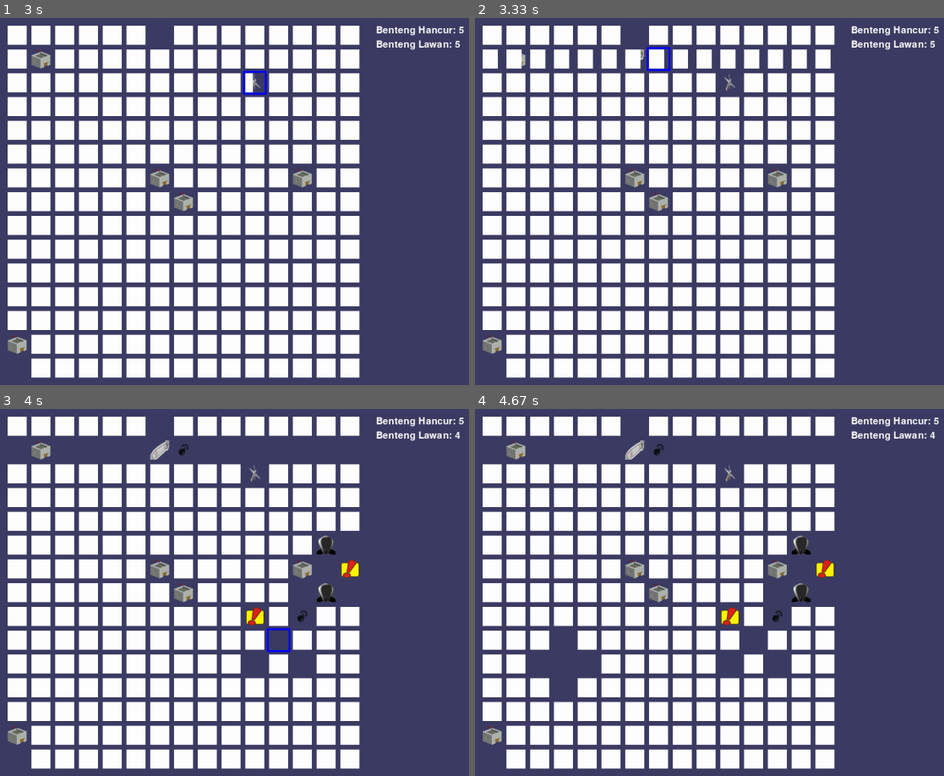
Above: before the commit, frames 1-4 (two rows, left to right).
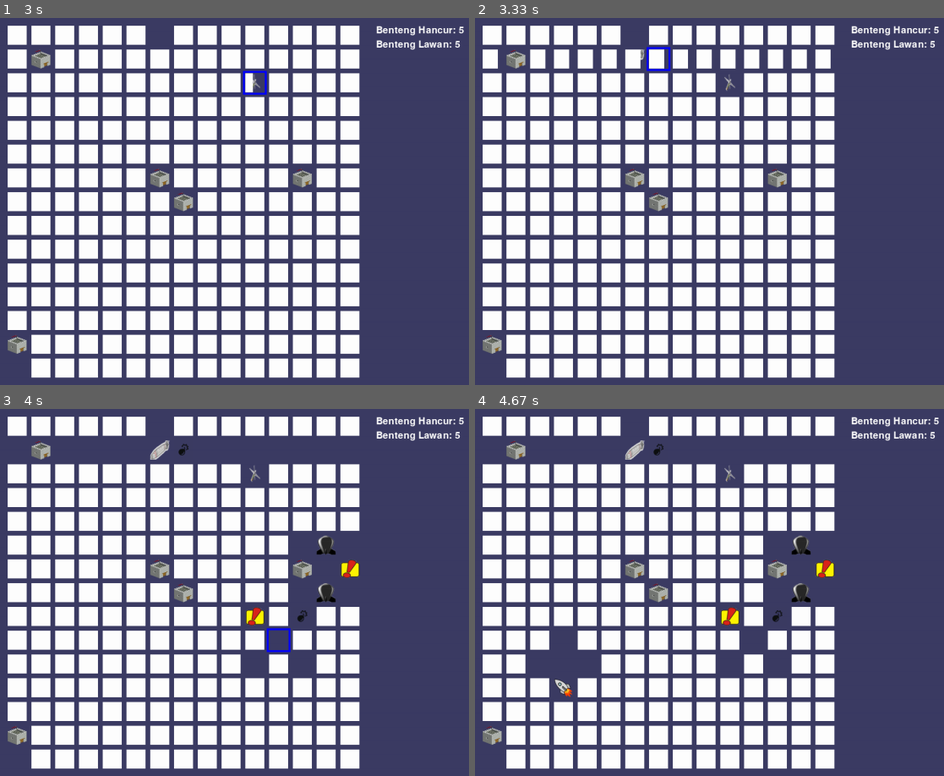
Above: after the commit, the same moments.

Repository: giantcrabi/fp-progjar
Game: pygame game, started from catapultwar.py
Two runs of this game, one before a commit and one after it. Both use one fixed random seed, a clock stepped at 60 frames per second and the inputs below. The source is Python 2; it was converted automatically to run under Python 3.
Inputs (mouse positions are in pixels of both pictures, inside the frame that each line leads up to):
- Up to frame 1 (3 s): click (187, 205) at 0.38 s; press the mouse at (18, 128) at 0.7 s; move the mouse to (28, 91) at 0.8 s; release the mouse at (37, 51) at 0.93 s; click (164, 183) at 1.05 s; press the mouse at (18, 58) at 1.37 s; move the mouse to (18, 201) at 1.47 s; release the mouse at (18, 340) at 1.6 s; click (304, 179) at 1.72 s; click (18, 366) at 2.05 s; press the mouse at (18, 249) at 2.37 s; move the mouse to (84, 146) at 2.47 s; release the mouse at (150, 43) at 2.6 s; click (257, 84) at 2.72 s
- Up to frame 2 (3.33 s): press the mouse at (493, 318) at 3.03 s; move the mouse to (568, 194) at 3.13 s; release the mouse at (648, 65) at 3.27 s
- Up to frame 3 (4 s): click (323, 559) at 3.38 s; click (272, 632) at 3.72 s
- Up to frame 4 (4.67 s): press the mouse at (747, 632) at 4.03 s; move the mouse to (657, 651) at 4.13 s; release the mouse at (564, 669) at 4.27 s

Frame 1 is identical in both runs. In frame 2, 0.2% of the frame differs, in the area x 6-11%, y 8-14%; in frame 3, 0.2%; in frame 4, 0.3%, in the area x 16-99%, y 6-79%.

Commit message:
update fix

Diff:
--- a/catapultwar.py
+++ b/catapultwar.py
@@ -199,6 +199,8 @@
     board[2][0] = BENTENG
     board[3][0] = BENTENG
     board[4][0] = BENTENG
+    board[5][0] = ROCKET
+    board[7][0] = GUILLOTINE
     while(len(powerups) != 0):
         xcoord = random.randint(0, BOARDWIDTH - 1)
         ycoord = random.randint(0, BOARDHEIGHT - 1)
@@ -261,31 +263,31 @@
     	boxes.append((boxx, boxy))
     	revealedBoxes[boxx][boxy] = True
 
-        if(boxx - 1 >= 0 and boxy - 1 and not revealedBoxes[boxx - 1][boxy]):
+        if(boxx - 1 >= 0 and boxy - 1 and not revealedBoxes[boxx - 1][boxy - 1]):
             boxes.append((boxx - 1, boxy - 1))
             revealedBoxes[boxx - 1][boxy - 1] = True
             if board[boxx - 1][boxy - 1] != NONE and board[boxx - 1][boxy - 1] != BENTENG:
     			powerPlayer1 = board[boxx - 1][boxy - 1]
        	    if board[boxx - 1][boxy - 1] == BENTENG:
     			kena1 += 1
-        if(boxx + 1 < BOARDWIDTH and boxy + 1 < BOARDHEIGHT and not revealedBoxes[boxx + 1][boxy]):
+        if(boxx + 1 < BOARDWIDTH and boxy + 1 < BOARDHEIGHT and not revealedBoxes[boxx + 1][boxy + 1]):
             boxes.append((boxx + 1, boxy + 1))
             revealedBoxes[boxx + 1][boxy + 1] = True
             if board[boxx + 1][boxy + 1] != NONE and board[boxx + 1][boxy + 1] != BENTENG:
     			powerPlayer1 = board[boxx + 1][boxy + 1]
     	    if board[boxx + 1][boxy + 1] == BENTENG:
     			kena1 += 1
-        if(boxy - 1 >= 0 and boxx + 1 < BOARDWIDTH and not revealedBoxes[boxx][boxy - 1]):
+        if(boxy - 1 >= 0 and boxx + 1 < BOARDWIDTH and not revealedBoxes[boxx + 1][boxy - 1]):
             boxes.append((boxx + 1, boxy - 1))
             revealedBoxes[boxx + 1][boxy - 1] = True
-            if board[boxx + 1][boxy - 1] != NONE and board[boxx][boxy] != BENTENG:
+            if board[boxx + 1][boxy - 1] != NONE and board[boxx + 1][boxy - 1] != BENTENG:
     			powerPlayer1 = board[boxx + 1][boxy - 1]
     	    if board[boxx + 1][boxy - 1] == BENTENG:
     			kena1 += 1
-        if(boxy + 1 < BOARDHEIGHT and boxx - 1 >= 0 and not revealedBoxes[boxx][boxy + 1]):
+        if(boxy + 1 < BOARDHEIGHT and boxx - 1 >= 0 and not revealedBoxes[boxx - 1][boxy + 1]):
             boxes.append((boxx - 1, boxy + 1))
             revealedBoxes[boxx - 1][boxy + 1] = True
-            if board[boxx - 1][boxy + 1] != NONE and board[boxx][boxy] != BENTENG:
+            if board[boxx - 1][boxy + 1] != NONE and board[boxx - 1][boxy + 1] != BENTENG:
     			powerPlayer1 = board[boxx - 1][boxy + 1]
     	    if board[boxx - 1][boxy + 1] == BENTENG:
     			kena1 += 1
@@ -296,31 +298,31 @@
     	boxes.append((boxx, boxy))
     	revealedBoxes[boxx][boxy] = True
 
-        if(boxx - 1 >= 0 and boxy - 1 and not revealedBoxes[boxx - 1][boxy]):
+        if(boxx - 1 >= 0 and boxy - 1 and not revealedBoxes[boxx - 1][boxy - 1]):
             boxes.append((boxx - 1, boxy - 1))
             revealedBoxes[boxx - 1][boxy - 1] = True
             if board[boxx - 1][boxy - 1] != NONE and board[boxx - 1][boxy - 1] != BENTENG:
     			powerPlayer1 = board[boxx - 1][boxy - 1]
        	    if board[boxx - 1][boxy - 1] == BENTENG:
     			kena1 += 1
-        if(boxx + 1 < BOARDWIDTH and boxy + 1 < BOARDHEIGHT and not revealedBoxes[boxx + 1][boxy]):
+        if(boxx + 1 < BOARDWIDTH and boxy + 1 < BOARDHEIGHT and not revealedBoxes[boxx + 1][boxy + 1]):
             boxes.append((boxx + 1, boxy + 1))
             revealedBoxes[boxx + 1][boxy + 1] = True
             if board[boxx + 1][boxy + 1] != NONE and board[boxx + 1][boxy + 1] != BENTENG:
     			powerPlayer1 = board[boxx + 1][boxy + 1]
     	    if board[boxx + 1][boxy + 1] == BENTENG:
     			kena1 += 1
-        if(boxy - 1 >= 0 and boxx + 1 < BOARDWIDTH and not revealedBoxes[boxx][boxy - 1]):
+        if(boxy - 1 >= 0 and boxx + 1 < BOARDWIDTH and not revealedBoxes[boxx + 1][boxy - 1]):
             boxes.append((boxx + 1, boxy - 1))
             revealedBoxes[boxx + 1][boxy - 1] = True
-            if board[boxx + 1][boxy - 1] != NONE and board[boxx][boxy] != BENTENG:
+            if board[boxx + 1][boxy - 1] != NONE and board[boxx + 1][boxy - 1] != BENTENG:
     			powerPlayer1 = board[boxx + 1][boxy - 1]
     	    if board[boxx + 1][boxy - 1] == BENTENG:
     			kena1 += 1
-        if(boxy + 1 < BOARDHEIGHT and boxx - 1 >= 0 and not revealedBoxes[boxx][boxy + 1]):
+        if(boxy + 1 < BOARDHEIGHT and boxx - 1 >= 0 and not revealedBoxes[boxx - 1][boxy + 1]):
             boxes.append((boxx - 1, boxy + 1))
             revealedBoxes[boxx - 1][boxy + 1] = True
-            if board[boxx - 1][boxy + 1] != NONE and board[boxx][boxy] != BENTENG:
+            if board[boxx - 1][boxy + 1] != NONE and board[boxx - 1][boxy + 1] != BENTENG:
     			powerPlayer1 = board[boxx - 1][boxy + 1]
     	    if board[boxx - 1][boxy + 1] == BENTENG:
     			kena1 += 1
@@ -361,20 +363,22 @@
     	boxx1 = boxx - 1
     	boxx2 = boxx + 1
     	while boxx1 >=0:
-    	   boxes.append((boxx1, boxy))
-           revealedBoxes[boxx1][boxy] = True
-           if board[boxx1][boxy] != NONE and board[boxx1][boxy] != BENTENG:
-    			powerPlayer1 = board[boxx1][boxy]
-     	   if board[boxx1][boxy] == BENTENG:
-    			kena1 += 1
+    	   if not revealedBoxes[boxx1][boxy]:
+    	   		boxes.append((boxx1, boxy))
+           		revealedBoxes[boxx1][boxy] = True
+           		if board[boxx1][boxy] != NONE and board[boxx1][boxy] != BENTENG:
+    				powerPlayer1 = board[boxx1][boxy]
+     	   		if board[boxx1][boxy] == BENTENG:
+    				kena1 += 1
            boxx1 -= 1
      	while boxx2 < BOARDWIDTH:
-    	   boxes.append((boxx2, boxy))
-           revealedBoxes[boxx2][boxy] = True
-           if board[boxx2][boxy] != NONE and board[boxx2][boxy] != BENTENG:
-    			powerPlayer1 = board[boxx2][boxy]
-    	   if board[boxx2][boxy] == BENTENG:
-    			kena1 += 1
+    	   if not revealedBoxes[boxx2][boxy]:
+    	   		boxes.append((boxx2, boxy))
+           		revealedBoxes[boxx2][boxy] = True
+           		if board[boxx2][boxy] != NONE and board[boxx2][boxy] != BENTENG:
+    				powerPlayer1 = board[boxx2][boxy]
+     	   		if board[boxx2][boxy] == BENTENG:
+    				kena1 += 1
            boxx2 += 1
     if(powerup == ROCKET):
     	powerPlayer1 = ''
@@ -384,21 +388,23 @@
     	boxy1 = boxy - 1
     	boxy2 = boxy + 1
     	while boxy1 >=0:
-    	   boxes.append((boxx, boxy1))
-           revealedBoxes[boxx][boxy1] = True
-           if board[boxx][boxy1] != NONE and board[boxx][boxy1] != BENTENG:
-    			powerPlayer1 = board[boxx][boxy1]
-      	   if board[boxx][boxy1] == BENTENG:
-    			kena1 += 1
+    	   if not revealedBoxes[boxx][boxy1]:
+    	   		boxes.append((boxx, boxy1))
+           		revealedBoxes[boxx][boxy1] = True
+           		if board[boxx][boxy1] != NONE and board[boxx][boxy1] != BENTENG:
+    				powerPlayer1 = board[boxx][boxy1]
+     	   		if board[boxx][boxy1] == BENTENG:
+    				kena1 += 1
            boxy1 -= 1
      	while boxy2 < BOARDWIDTH:
-    	   boxes.append((boxx, boxy2))
-           revealedBoxes[boxx][boxy2] = True
-           if board[boxx][boxy2] != NONE and board[boxx][boxy2] != BENTENG:
-    			powerPlayer1 = board[boxx][boxy2]
-     	   if board[boxx][boxy2] == BENTENG:
-    			kena1 += 1
-           boxy2 += 1
+    	   if not revealedBoxes[boxx][boxy2]:
+    	   		boxes.append((boxx, boxy2))
+           		revealedBoxes[boxx][boxy2] = True
+           		if board[boxx][boxy2] != NONE and board[boxx][boxy2] != BENTENG:
+    				powerPlayer1 = board[boxx][boxy2]
+     	   		if board[boxx][boxy2] == BENTENG:
+    				kena1 += 1
+       	   boxy2 += 1
     #elif(powerup == CROSSBOMB):
 
     #elif(powerup == NAPALM):
@@ -445,7 +451,8 @@
         DISPLAYSURF.blit(pygame.image.load('gambar/lucky.png'),(left,top))
     elif shape == SUPERLUCKY:
         DISPLAYSURF.blit(pygame.image.load('gambar/superlucky.png'),(left,top))
-
+    elif shape == ROCKET:
+        DISPLAYSURF.blit(pygame.image.load('gambar/rocket.png'),(left,top))
 
 def getShape(board, boxx, boxy):
     # shape value for x, y spot is stored in board[x][y][0]
